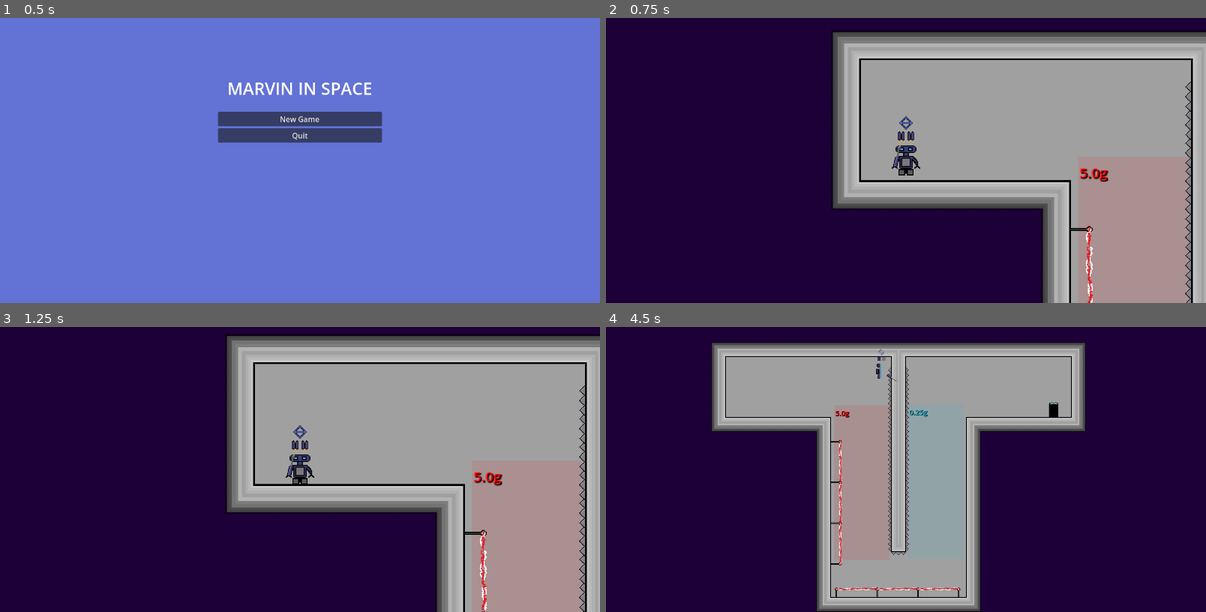
Above: before the commit, frames 1-4 (two rows, left to right).
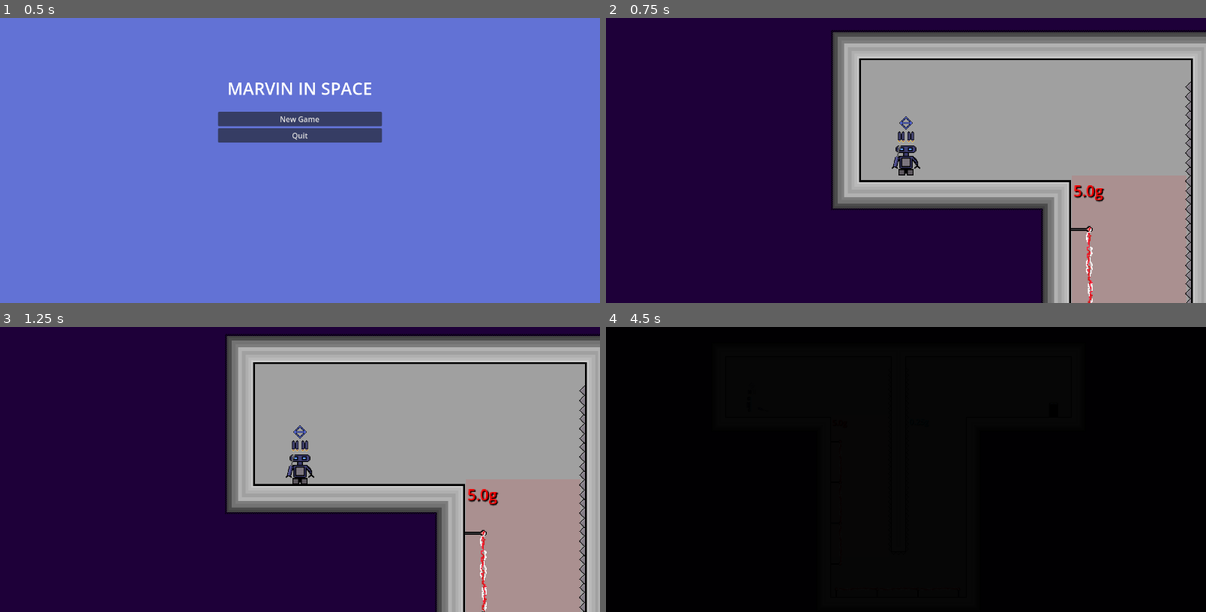
Above: after the commit, the same moments.

Repository: Danielyess/Marvin_In_Space
Game: Godot game, scene res://Scenes/world.tscn
Same seed, same stepped clock (60 frames per second), same inputs: the game is played once before the commit and once after it.
Inputs (mouse positions are in pixels of both pictures, inside the frame that each line leads up to):
- Up to frame 1 (0.5 s): no input
- Up to frame 2 (0.75 s): click "New Game" at 0.5 s
- Up to frame 3 (1.25 s): no input
- Up to frame 4 (4.5 s): move the mouse to (1038, 455) at 1.27 s; hold M (SwitchCamera) 1.28-2.03 s; hold D (MoveRight) 1.28-2.78 s; tap W (Jump) at 1.52, 2.27, 3.77 s; move the mouse to (786, 483) at 2.02 s; tap X (Explode) at 2.1 s; tap M (SwitchCamera) at 2.3, 3.05, 3.6 s; move the mouse to (966, 406) at 2.77 s; hold A (MoveLeft) 2.78-3.53 s; hold E (Interact) 2.78-3.53 s; move the mouse to (876, 526) at 3.52 s; hold D (MoveRight) from 3.53 s (still down); move the mouse to (1086, 512) at 4.27 s; hold M (SwitchCamera) from 4.28 s (still down); tap Shift (Teleport) at 4.35 s

Frame 1 is identical in both runs. In frame 2, 0.3% of the frame differs, in the area x 77-84%, y 52-65%; in frame 3, 0.3%; in frame 4, 99%, in the area x 0-100%, y 0-100%.

Commit message:
v0.1.11
Added the Menu

Diff:
--- a/Marvin_In_Space_Demo/Scenes/map_4.tscn
+++ b/Marvin_In_Space_Demo/Scenes/map_4.tscn
@@ -13,13 +13,13 @@
 tile_set = ExtResource("1_fp44m")
 
 [node name="gravityArea" parent="." instance=ExtResource("2_hi3rs")]
-position = Vector2(546, 331)
-scale = Vector2(0.48, 2.6)
+position = Vector2(542, 338)
+scale = Vector2(0.5, 2.4)
 gravityMult = 5.0
 
 [node name="gravityArea2" parent="." instance=ExtResource("2_hi3rs")]
-position = Vector2(704, 329)
-scale = Vector2(0.48, 2.6)
+position = Vector2(707, 336)
+scale = Vector2(0.5, 2.4)
 gravityMult = 0.25
 
 [node name="Electric_Fence" parent="." instance=ExtResource("3_lac2h")]
--- /dev/null
+++ b/Marvin_In_Space_Demo/Scenes/menu.tscn
@@ -0,0 +1,57 @@
+[gd_scene load_steps=2 format=3 uid="uid://cqxrc33uy4nnu"]
+
+[ext_resource type="Script" uid="uid://dosudv5mse0rb" path="res://menu.gd" id="1_1rerr"]
+
+[node name="Menu" type="Control"]
+z_index = 10
+layout_mode = 3
+anchors_preset = 15
+anchor_right = 1.0
+anchor_bottom = 1.0
+grow_horizontal = 2
+grow_vertical = 2
+script = ExtResource("1_1rerr")
+
+[node name="Camera" type="Camera2D" parent="."]
+position = Vector2(640, 304)
+
+[node name="ColorRect" type="ColorRect" parent="."]
+layout_mode = 0
+offset_right = 1280.0
+offset_bottom = 608.0
+color = Color(0.384314, 0.447059, 0.835294, 0.588235)
+
+[node name="Label" type="Label" parent="."]
+offset_left = 320.0
+offset_top = 100.0
+offset_right = 960.0
+offset_bottom = 200.0
+theme_override_font_sizes/font_size = 36
+text = "Paused"
+horizontal_alignment = 1
+vertical_alignment = 1
+autowrap_mode = 3
+uppercase = true
+
+[node name="VBoxContainer" type="VBoxContainer" parent="."]
+layout_mode = 0
+offset_left = 465.0
+offset_top = 249.0
+offset_right = 815.0
+offset_bottom = 350.0
+
+[node name="ResumeButton" type="Button" parent="VBoxContainer"]
+layout_mode = 2
+text = "Resume"
+
+[node name="MainMenuButton" type="Button" parent="VBoxContainer"]
+layout_mode = 2
+text = "Main Menu"
+
+[node name="QuitGameButton" type="Button" parent="VBoxContainer"]
+layout_mode = 2
+text = "Quit Game"
+
+[connection signal="pressed" from="VBoxContainer/ResumeButton" to="." method="_on_resume_button_pressed"]
+[connection signal="pressed" from="VBoxContainer/MainMenuButton" to="." method="_on_main_menu_button_pressed"]
+[connection signal="pressed" from="VBoxContainer/QuitGameButton" to="." method="_on_quit_game_button_pressed"]
--- a/Marvin_In_Space_Demo/Scripts/gravity_area2d.gd
+++ b/Marvin_In_Space_Demo/Scripts/gravity_area2d.gd
@@ -13,7 +13,7 @@
 	$CollisionShape2D/ColorRect.color = Color((gravityMult/2.5),1-gravityMult,(1-gravityMult/2.5),0.1)
 	$Label.scale.x = 1.00/self.scale.x
 	$Label.scale.y = 1.00/self.scale.y
-	$Label.add_theme_font_size_override("font_size", 32 * self.scale.x)
+	$Label.add_theme_font_size_override("font_size", 32 * min(self.scale.x, self.scale.y))
 	$Label.text = str(gravityMult) + "g"
 	$Label.add_theme_color_override("font_color",  Color((gravityMult/2.5),1-gravityMult,(1-gravityMult/2.5),1))
 
--- a/Marvin_In_Space_Demo/Scripts/world.gd
+++ b/Marvin_In_Space_Demo/Scripts/world.gd
@@ -7,15 +7,16 @@
 var current_state: CameraState = CameraState.menu
 var mapSpawnPoint : Marker2D
 var Character : CharacterBody2D
-var map : Node2D
+var Map : Node2D
+var Menu : Control
 
 var MapCamera : Camera2D
 var CharacterCamera : Camera2D
 var MenuCamera: Camera2D
 
 func _ready() -> void:
-	var mainMenu : Control = load("res://Scenes/main_menu.tscn").instantiate()
-	add_child(mainMenu)
+	Menu = load("res://Scenes/menu.tscn").instantiate()
+	showMainMenu()
 
 func _input(event: InputEvent) -> void:
 	if event.is_action_pressed("SwitchCamera"):
@@ -25,39 +26,37 @@
 			CameraState.player:
 				switchCameraState(CameraState.map)
 	if event.is_action_pressed("MenuButton"):
-		#loadMenu()
-		switchCameraState(CameraState.menu)
+		if not self.has_node("Main Menu"):
+			get_tree().paused = true
+			loadMenu()
+			switchCameraState(CameraState.menu)
 
 func switchCameraState(desired_camera_state: CameraState) -> void:
 	match desired_camera_state:
 		CameraState.player:
 			current_state = CameraState.player
-			MapCamera.enabled = false
-			CharacterCamera.enabled = true
+			CharacterCamera.make_current()
 		CameraState.map:
 			current_state = CameraState.map
-			MapCamera.enabled = true
+			MapCamera.make_current()
 			MapCamera.position = Vector2(get_viewport_rect().size.x/2,get_viewport_rect().size.y/2)
-			CharacterCamera.enabled = false
 		CameraState.menu:
-			current_state = CameraState.player
-			#MenuCamera.enabled = true
-			MapCamera.enabled = false
-			CharacterCamera.enabled = false
+			current_state = CameraState.menu
+			MenuCamera.make_current()
 		_:
 			pass;
 
 func loadMap(mapIndex : int) -> void:
 	var desiredMapName : String = "map_" + str(mapIndex)
-	map = load("res://Scenes/" + desiredMapName + ".tscn").instantiate()
-	add_child(map)
-	if map.has_node("Camera"):
-		MapCamera = map.get_node("Camera")
+	Map = load("res://Scenes/" + desiredMapName + ".tscn").instantiate()
+	add_child(Map)
+	if Map.has_node("Camera"):
+		MapCamera = Map.get_node("Camera")
 	else:
 		printerr("Couldn't get map camera.")
 
-	if map.has_node("SpawnPoint"):
-		mapSpawnPoint = map.get_node("SpawnPoint")
+	if Map.has_node("SpawnPoint"):
+		mapSpawnPoint = Map.get_node("SpawnPoint")
 	else:
 		printerr("Couldn't get map spawn point.")
 
@@ -70,8 +69,13 @@
 		printerr("Couldn't get character camera")
 	resetCharacterPosition()
 
-#func loadMenu() -> void:
-	#
+func loadMenu() -> void:
+	Menu.process_mode = Node.PROCESS_MODE_ALWAYS
+	add_child(Menu)
+	if Menu.has_node("Camera"):
+		MenuCamera = Menu.get_node("Camera")
+	else:
+		printerr("Menu has no Camera node!!")
 
 
 func resetCharacterPosition() -> void:
@@ -80,7 +84,7 @@
 
 func nextLevel() -> void:
 	deathAnimation()
-	map.queue_free()
+	Map.queue_free()
 	level_index+=1;
 	initLevel(level_index)
 	deathAnimationRev()
@@ -104,3 +108,19 @@
 		Character.updateTeleportSprite()
 	resetCharacterPosition()
 	switchCameraState(CameraState.player)
+
+
+func showMainMenu() -> void:
+	if Character:
+		Character.queue_free()
+	if Map:
+		Map.queue_free()
+	var mainMenu : Control = load("res://Scenes/main_menu.tscn").instantiate()
+	add_child(mainMenu)
+	self.remove_child(Menu)
+	get_tree().paused = false
+
+func resume() -> void:
+	get_tree().paused = false
+	self.remove_child(Menu)
+	switchCameraState(CameraState.player)
--- /dev/null
+++ b/Marvin_In_Space_Demo/menu.gd
@@ -0,0 +1,14 @@
+extends Control
+
+
+func _on_resume_button_pressed() -> void:
+	get_tree().paused = false
+	get_parent().resume()
+
+
+func _on_main_menu_button_pressed() -> void:
+	get_parent().showMainMenu()
+
+
+func _on_quit_game_button_pressed() -> void:
+	get_tree().quit()
Not shown, added: Marvin_In_Space_Demo/menu.gd.uid
